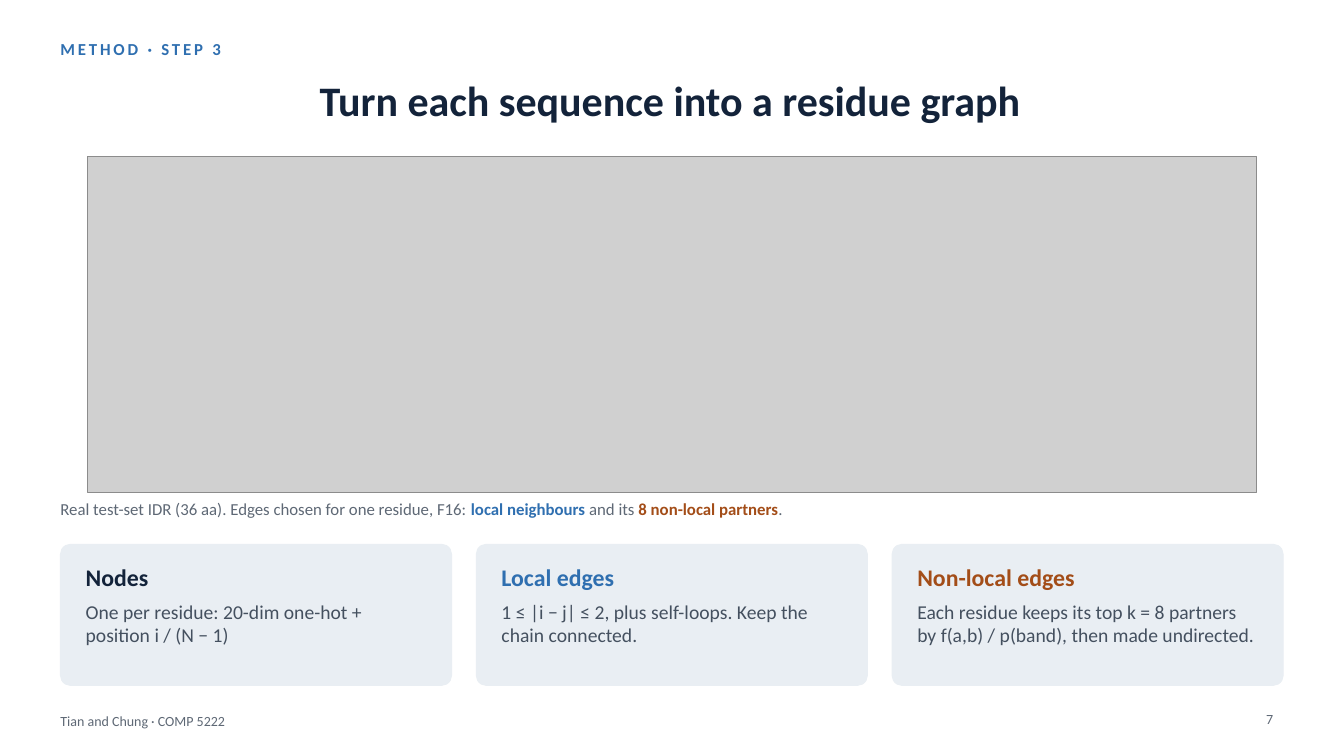
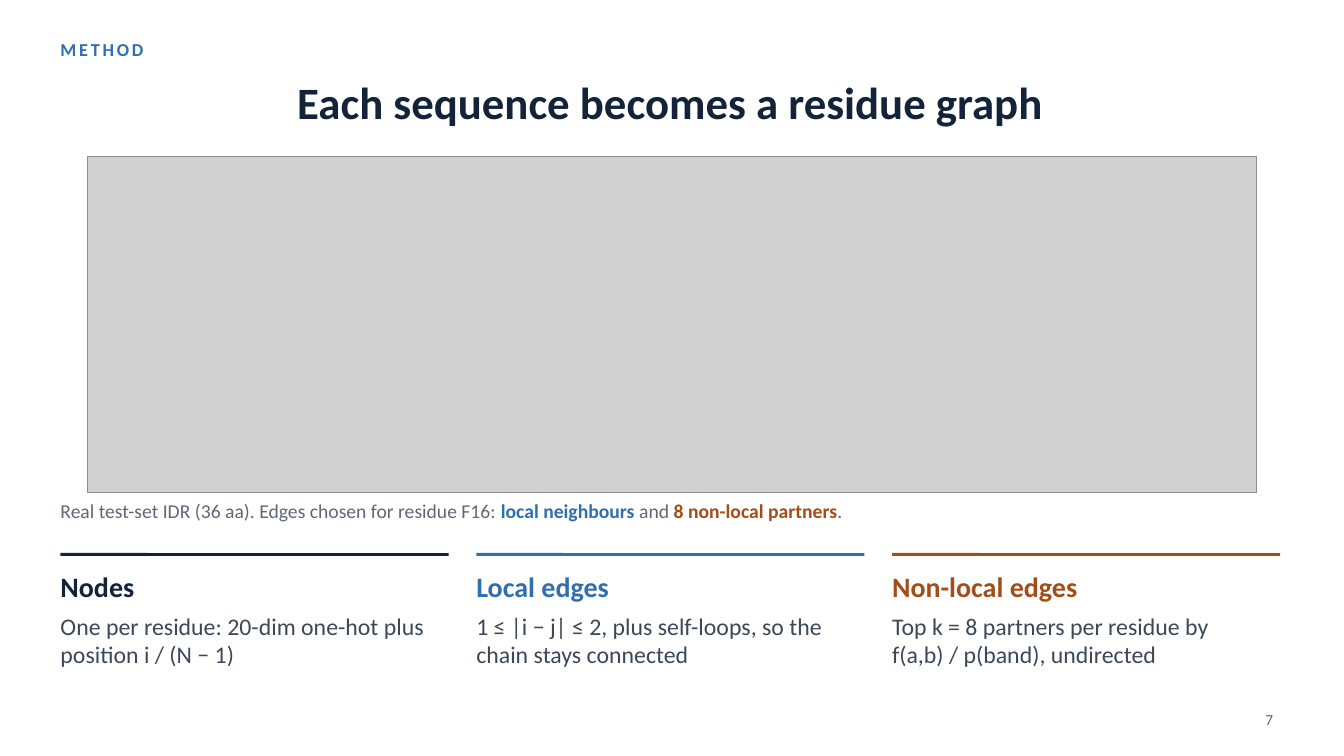
Before and after one commit to Andychung1229/claudev2, a slide deck: slide 7 of comp5222-presentation/ContactGAT_talk.pptx. Drawn at 1344x756 pixels with LibreOffice and Linux fonts; fonts in the diff are those of the drawing; grey boxes stand for pictures. Boxes give left, top, right and bottom in pixels: in the first picture for what was removed or moved away, otherwise in the second. Text is boxed around its words. In the diff, an @@ line names an element or a change of style, - is before the commit and + after.

```diff
--- a/comp5222-presentation/ContactGAT_talk.pptx
+++ b/comp5222-presentation/ContactGAT_talk.pptx
@@ text at [60,44,143,56]: text changed; size 12 to 13 pt @@
-METHOD · STEP 3
+METHOD
@@ title at [297,87,1042,127]: text changed; size 30 to 32 pt @@
-Turn each sequence into a residue graph
+Each sequence becomes a residue graph
@@ text at [60,504,842,522]: text changed; size 12 to 14 pt @@
-Real test-set IDR (36 aa). Edges chosen for one residue, F16: local neighbours and its 8 non-local partners.
+Real test-set IDR (36 aa). Edges chosen for residue F16: local neighbours and 8 non-local partners.
@@ rounded rectangle removed at [60,544,452,686] @@
@@ line added from (60, 555) to (449, 555), #13233A 2 pt @@
@@ rounded rectangle removed at [476,544,867,686] @@
@@ line added from (476, 555) to (864, 555), #2F6FB0 2 pt @@
@@ rounded rectangle removed at [892,544,1284,686] @@
@@ line added from (892, 555) to (1280, 555), #A34D18 2 pt @@
@@ text at [60,577,134,598]: size 17 to 20 pt in "Nodes" @@
@@ text "Nodes": place and size @@
-text "Nodes" at [86,569,348,645]
+text "Nodes" at [60,577,424,667]
@@ text at [476,577,608,602]: size 17 to 20 pt in "Local edges" @@
@@ text "Local edges": place and size @@
-text "Local edges" at [501,569,808,642]
+text "Local edges" at [476,577,821,667]
@@ text at [892,577,1077,602]: size 17 to 20 pt in "Non-local edges" @@
@@ text "Non-local edges": place and size @@
-text "Non-local edges" at [917,569,1253,645]
+text "Non-local edges" at [892,577,1208,667]
@@ text at [60,618,424,667]: text changed; size 14 to 17 pt; text colour #44505F to #3C4757 @@
-One per residue: 20-dim one-hot + position i / (N − 1)
+One per residue: 20-dim one-hot plus position i / (N − 1)
@@ text at [476,618,821,667]: text changed; size 14 to 17 pt; text colour #44505F to #3C4757 @@
-1 ≤ |i − j| ≤ 2, plus self-loops. Keep the chain connected.
+1 ≤ |i − j| ≤ 2, plus self-loops, so the chain stays connected
@@ text at [892,618,1208,667]: text changed; size 14 to 17 pt; text colour #44505F to #3C4757 @@
-Each residue keeps its top k = 8 partners by f(a,b) / p(band), then made undirected.
+Top k = 8 partners per residue by f(a,b) / p(band), undirected
@@ text removed at [60,716,225,729] @@
-Tian and Chung · COMP 5222
```
Also in this commit, not shown: 13 other slides changed, 13 other files.
